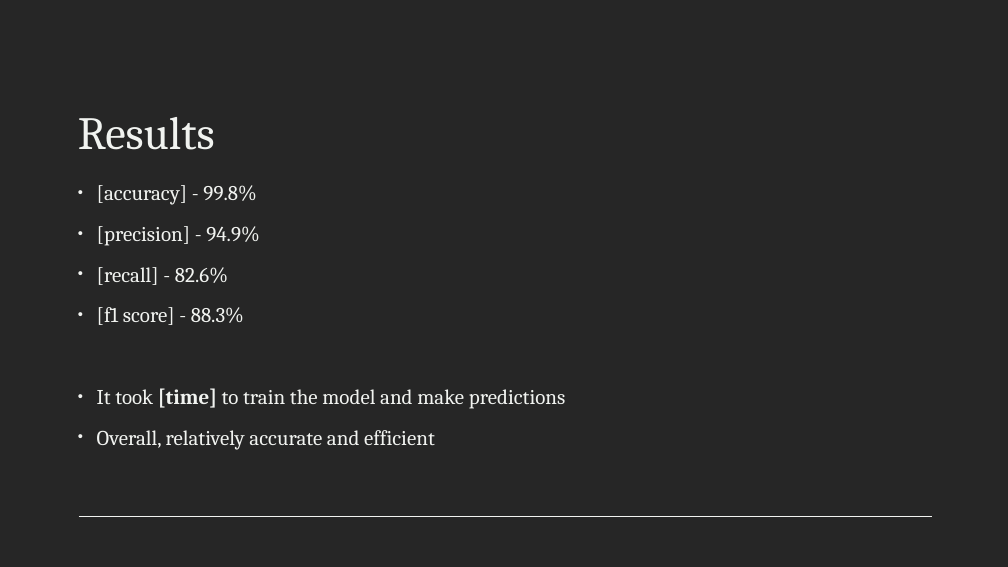
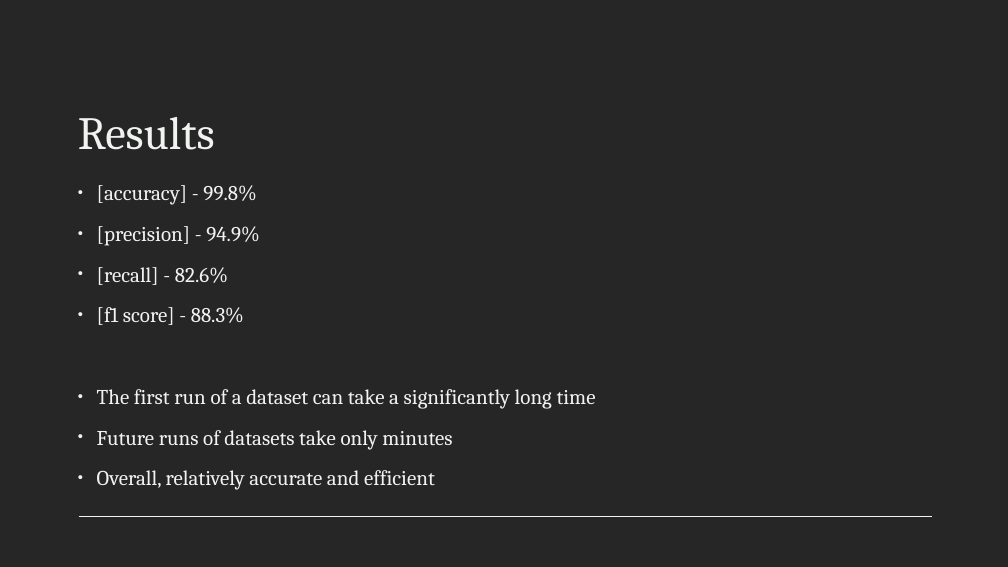
Before and after one commit to raginggoosedev/dataquest-2024, a slide deck: slide 8 of DataQuest 2024 - Team 15.pptx. Drawn at 1008x567 pixels with LibreOffice and Linux fonts; fonts in the diff are those of the drawing. Boxes give left, top, right and bottom in pixels: in the first picture for what was removed or moved away, otherwise in the second. Text is boxed around its words. In the diff, an @@ line names an element or a change of style, - is before the commit and + after.

Commit message:
Added time portion to slideshow

```diff
--- a/DataQuest 2024 - Team 15.pptx
+++ b/DataQuest 2024 - Team 15.pptx
@@ text at [97, 389, 596, 450]: text changed @@
-• It took [time] to train the model and make predictions
+• The first run of a dataset can take a significantly long time
+• Future runs of datasets take only minutes
```
